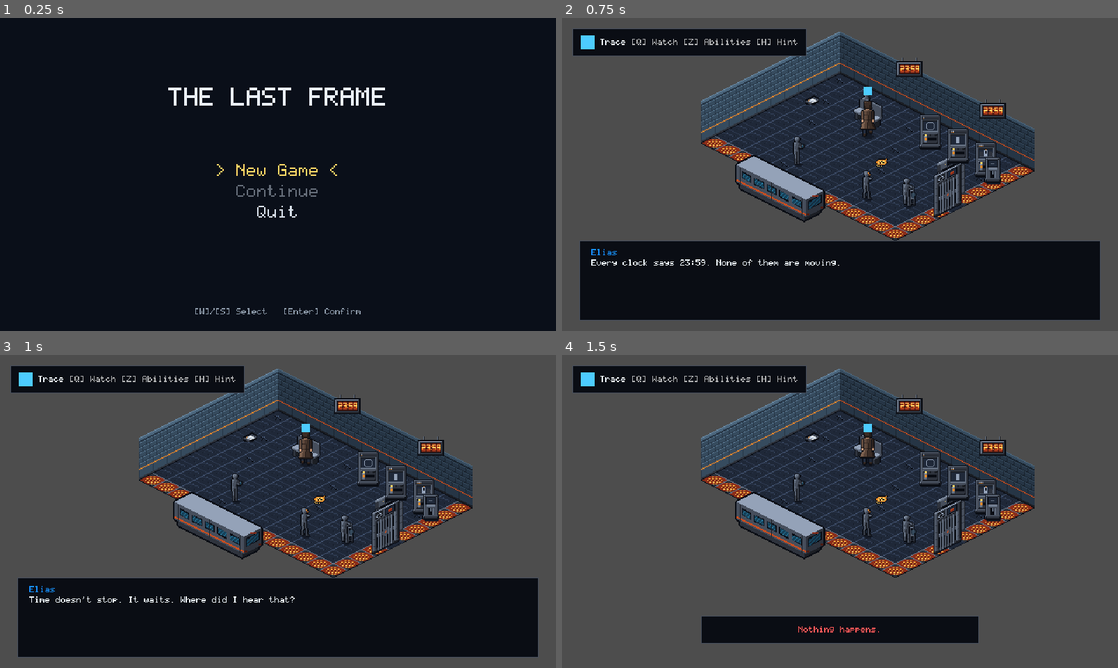
Above: before the commit, frames 1-4 (two rows, left to right).
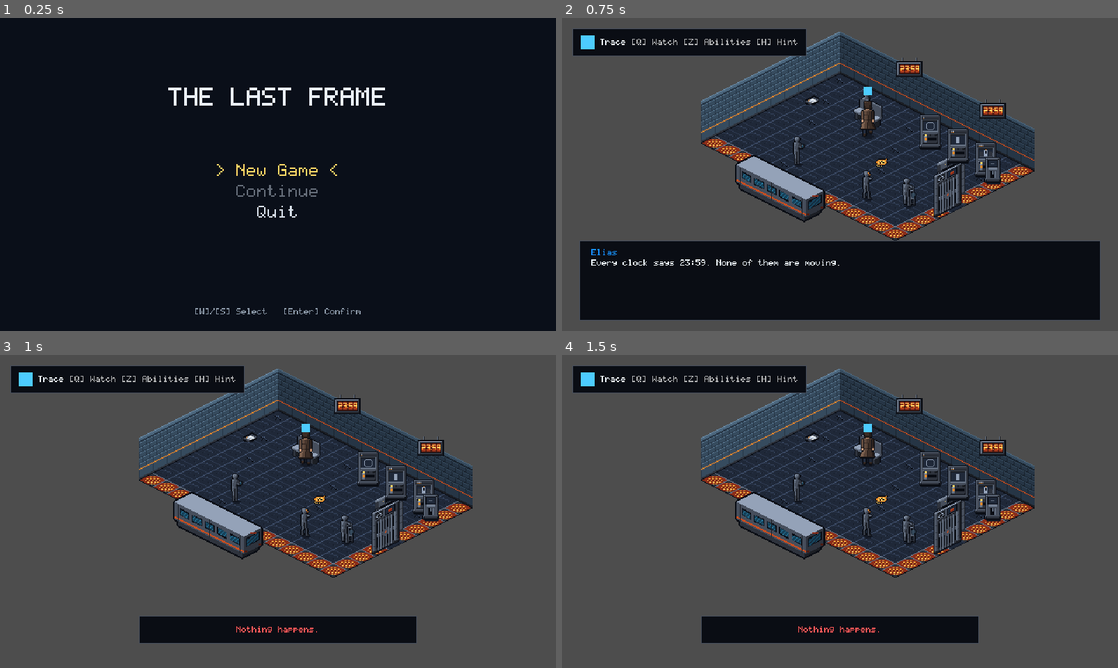
Above: after the commit, the same moments.

Repository: Zeeynrs/the-last-frame
Game: Godot game, scene res://scenes/boot/Boot.tscn
The game is run twice, just before and just after one commit, with the same random seed, the same clock (stepped at 60 frames per second) and the same inputs.
Inputs (mouse positions are in pixels of both pictures, inside the frame that each line leads up to):
- Up to frame 1 (0.25 s): no input
- Up to frame 2 (0.75 s): tap Enter at 0.5 s; move the mouse to (812, 237) at 0.52 s; hold W (move_up) from 0.53 s (still down); hold Z (ability_wheel) from 0.53 s (still down); click (812, 237) at 0.67 s
- Up to frame 3 (1 s): keep holding W (move_up); keep holding Z (ability_wheel); tap Space at 0.77 s; tap E (interact) at 0.8 s
- Up to frame 4 (1.5 s): release W (move_up) at 1.25 s; release Z (ability_wheel) at 1.25 s; tap R (echo_reset) at 1.25 s; drag from (1006, 558) to (867, 492) at 1.27 s

Frames 1-2 are identical in both runs. In frame 3, 19% of the frame differs, in the area x 3-97%, y 71-97%; in frame 4, nothing differs.

Commit message:
feat(ch01): auto-advance MEM_WATCH lines and allow interact key advance (TLF-070)

Diff:
--- a/scenes/chapters/ch01/rooms/arrival_platform.tscn
+++ b/scenes/chapters/ch01/rooms/arrival_platform.tscn
@@ -130,6 +130,7 @@
 script = ExtResource("6_trigger")
 sequence_id = &"ch01_b01_watch"
 lines = [["SPK_MEMORY", "MEM_WATCH_1"], ["SPK_MEMORY", "MEM_WATCH_2"], ["SPK_ELIAS", "EL_B01_04"]]
+auto_advance_delay = 4.0
 flag_id = &"ch01.flag.pocket_watch_acquired"
 object_id = &"global.pocket_watch"
 
--- a/scripts/ui/dialogue_box.gd
+++ b/scripts/ui/dialogue_box.gd
@@ -68,6 +68,10 @@
 			advance_line()
 			if get_viewport() != null:
 				get_viewport().set_input_as_handled()
+		elif event.is_action_pressed(&"interact") and not _player_has_usable_target():
+			advance_line()
+			if get_viewport() != null:
+				get_viewport().set_input_as_handled()
 
 
 func _process(delta: float) -> void:
@@ -198,6 +202,19 @@
 	_player_ref = Player.set_player_blocked(self, blocked, _player_ref)
 
 
+func _player_has_usable_target() -> bool:
+	if not is_inside_tree() or get_tree() == null:
+		return false
+	var player = get_tree().get_first_node_in_group(&"player")
+	if player != null and "current_target" in player and player.current_target != null:
+		var target = player.current_target
+		if target is Interactable:
+			var actor: StringName = player.actor_id if "actor_id" in player else &"player"
+			if target.can_interact(actor, &"use") == &"":
+				return true
+	return false
+
+
 func _find_session() -> GameSession:
 	if not is_inside_tree():
 		return null
--- a/scripts/ui/dialogue_trigger.gd
+++ b/scripts/ui/dialogue_trigger.gd
@@ -20,7 +20,21 @@
 func _can_use(_actor_id: StringName, interaction_id: StringName, _payload: Dictionary) -> StringName:
 	if interaction_id != &"use":
 		return &"unsupported"
+	if one_shot and _is_already_triggered():
+		return &"unsupported"
 	return &""
+
+
+func _is_already_triggered() -> bool:
+	var sess := get_session()
+	if sess == null:
+		sess = _find_session_in_tree()
+	if sess != null and sess.narrative_state != null:
+		if sequence_id != &"" and sess.narrative_state.get_flag(StringName("heard." + String(sequence_id)), false):
+			return true
+		if flag_id != &"" and sess.narrative_state.get_flag(flag_id, false):
+			return true
+	return false
 
 
 func _on_use(_actor_id: StringName, _interaction_id: StringName, _payload: Dictionary) -> void:
--- a/tests/chapters/ch01/test_ch01_narrative_beats.gd
+++ b/tests/chapters/ch01/test_ch01_narrative_beats.gd
@@ -107,6 +107,7 @@
 	_assert_true(diag.is_active, "Beat 01 watch dialogue is active")
 	_assert_eq(diag.current_sequence_id, &"ch01_b01_watch", "sequence is ch01_b01_watch")
 	_assert_eq(diag.current_lines.size(), 3, "watch line has 3 lines (MEM_WATCH_1, MEM_WATCH_2, EL_B01_04)")
+	_assert_eq(diag.auto_advance_delay, 4.0, "watch pickup lines auto-advance at 4.0s")
 	_assert_true(ch01.session.narrative_state.get_flag(&"ch01.flag.pocket_watch_acquired"), "pocket_watch_acquired flag set")
 	_assert_true(ch01.session.narrative_state.get_flag(&"heard.ch01_b01_watch"), "heard.ch01_b01_watch flag set")
 
@@ -154,6 +155,76 @@
 
 	_cleanup_ch01(ch01)
 	_assert_real_save_unchanged(real_save_before, "test_beat01_player_moves_immediately_and_dialogue_auto_advances")
+
+
+func test_beat01_watch_pickup_real_input_interact_advance_and_unblock_wheel() -> void:
+	var real_save_before := _record_real_save_state()
+	var ch01 := _make_ch01()
+	await physics_frames(5)
+
+	var player := ch01.player
+	var diag := ch01.get_dialogue_box()
+	var wheel := ch01.find_child("AbilityWheel", true, false) as AbilityWheel
+	_assert_true(player != null, "Player exists")
+	_assert_true(diag != null, "DialogueBox exists")
+
+	# Dismiss opening Beat 01 monologue if active
+	if diag.is_active and diag.current_sequence_id == &"ch01_b01_start":
+		_advance_all_dialogue(diag)
+		await physics_frames(2)
+
+	# Walk player to pocket watch pickup at (368, 168)
+	var pickup_pos := Vector2(368, 168)
+	var arrived := await walk_to(player, "pocket_watch_pickup", pickup_pos, func() -> bool:
+		return player.current_target != null and player.current_target.object_id == &"global.pocket_watch"
+	, 180)
+	_assert_true(arrived, "Player walked to pocket watch pickup")
+
+	# 1. Tap interact with real input to take watch
+	await tap(&"interact", 2)
+	await physics_frames(5)
+
+	var acquired: bool = ch01.session.narrative_state.get_flag(&"ch01.flag.pocket_watch_acquired", false)
+	_assert_true(acquired, "ch01.flag.pocket_watch_acquired set after interact tap")
+	_assert_true(diag.is_active, "Watch pickup dialogue is active")
+	_assert_eq(diag.current_sequence_id, &"ch01_b01_watch", "Sequence is ch01_b01_watch")
+	_assert_eq(diag.auto_advance_delay, 4.0, "Watch pickup lines configured with auto_advance_delay = 4.0")
+	_assert_eq(diag.current_line_index, 0, "Line 0 (MEM_WATCH_1) displayed")
+
+	# 2. While watch dialogue is active, ability wheel cannot open
+	if wheel != null:
+		_assert_true(wheel._is_modal_open(), "Ability wheel detects active dialogue modal")
+		press(&"ability_wheel")
+		await physics_frames(2)
+		_assert_false(wheel.is_open, "Ability wheel cannot open via real input while watch dialogue is displayed")
+		release(&"ability_wheel")
+
+	# 3. Real input: Tap interact advances line 0 -> line 1 (MEM_WATCH_2)
+	await tap(&"interact", 2)
+	await physics_frames(3)
+	_assert_true(diag.is_active, "Dialogue remains active on line 1")
+	_assert_eq(diag.current_line_index, 1, "Interact tap advanced to line 1 (MEM_WATCH_2)")
+
+	# 4. Real input: Tap interact advances line 1 -> line 2 (EL_B01_04)
+	await tap(&"interact", 2)
+	await physics_frames(3)
+	_assert_true(diag.is_active, "Dialogue remains active on line 2")
+	_assert_eq(diag.current_line_index, 2, "Interact tap advanced to line 2 (EL_B01_04)")
+
+	# 5. Real input: Tap interact on last line finishes dialogue sequence
+	await tap(&"interact", 2)
+	await physics_frames(3)
+	_assert_false(diag.is_active, "Interact tap dismissed final watch line")
+
+	# 6. Once dialogue cleared, ability wheel opens freely
+	if wheel != null:
+		_assert_false(wheel._is_modal_open(), "Modal priority cleared once dialogue closed")
+		press(&"ability_wheel")
+		_assert_true(await until(func(): return wheel.is_open, 30), "Ability wheel opens via real input after watch dialogue cleared")
+		release(&"ability_wheel")
+
+	_cleanup_ch01(ch01)
+	_assert_real_save_unchanged(real_save_before, "test_beat01_watch_pickup_real_input_interact_advance_and_unblock_wheel")
 
 
 func test_movement_hint_lifecycle() -> void:
Not shown, added: docs/handoffs/TLF-070/TLF-070_HANDOFF_REPORT.md
